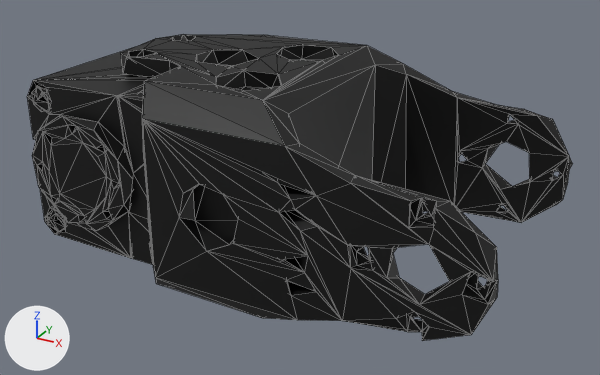
An edit to the OBJ model lilytorch/farms_examples/sdfs/1guilla/meshes/link4_composite.obj, drawn before and after from the same camera.
The view is the same before and after, from a 50 mm lens placed at (0.0918, -0.1107, 0.0526), pointed at (0.031, -0.0002, -0.0027). The lights are fixed; the arrows at lower left show +X, +Y and +Z. The picture after the commit comes second. Mesh edges are drawn as thin lines. Where no turn or scale is listed for an object, it has been applied to the vertices. Vertices at exactly the same position are counted once.

Objects in the first picture: 'link4'.
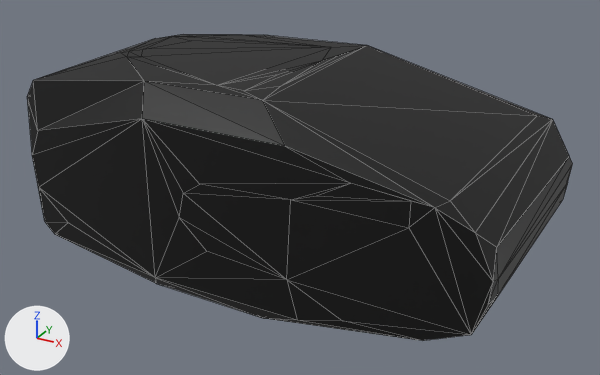
Diff of the bpy script that builds the scene:
```diff
--- a/lilytorch/farms_examples/sdfs/1guilla/meshes/link4_composite.obj.py
+++ b/lilytorch/farms_examples/sdfs/1guilla/meshes/link4_composite.obj.py
@@ me_link4 @@
 # used by ob_link4; location = (0.0, 0.0, 0.0)
-me_link4.from_pydata(...)  # 1237 vertices, 2489 faces; spans x -0.0112..0.07, y -0.0222..0.0233, z -0.0173..0.0179
+me_link4.from_pydata(...)  # 107 vertices, 210 faces; spans x -0.0112..0.07, y -0.0222..0.0233, z -0.0173..0.0179
+# me_link4 part 1: 17 loose pieces with 360 vertices, spanning x -0.0105..0.0346, y -0.0171..0.0169, z -0.0142..0.0144, are deleted
+# me_link4 part 2: 771 vertices removed from x -0.0111..0.0699, y -0.0222..0.0213, z -0.0173..0.0179; 1 vertex added at x 0.015, y 0.0213, z 0.0141
 me_link4.materials.append(mat_link4_composite)
```

Location of each change, [x1, y1, x2, y2] in pixels of the pictures (600 x 375 px):
part 1 of me_link4, deleted (black)
    before: [31, 84, 153, 265]
part 2 of me_link4, built on (black)
    before: [27, 35, 573, 341]
